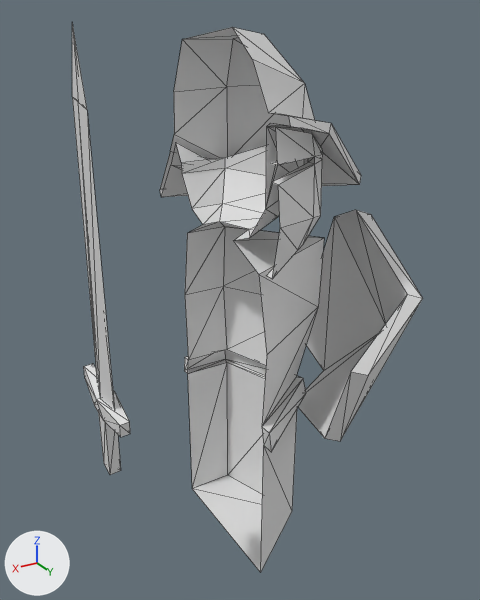
The glTF model static/models/warrior.glb, before and after one commit.
Camera for both pictures: a 50 mm lens placed at (2.39, 4.35, 4.42), pointed at (-0.16, 0.11, 2.3). Lighting does not change. The marker at lower left points along +X, +Y and +Z. Mesh edges are drawn as thin lines. Where no turn or scale is listed for an object, it has been applied to the vertices. Vertices at the same position are counted once.
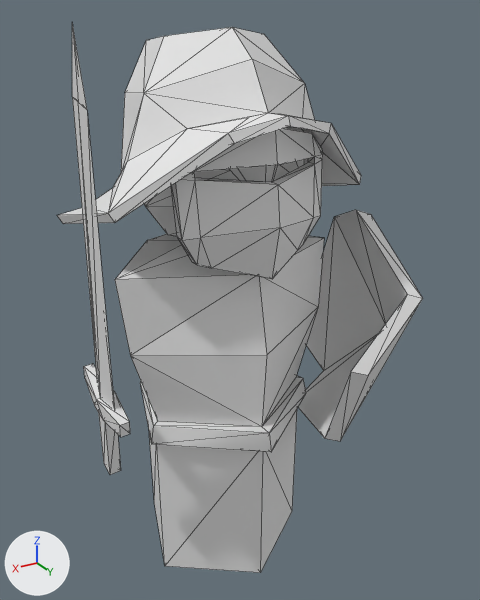
Where the change shows, as pixel boxes [x1, y1, x2, y2] in the pictures (480 x 600 px):
'Circle', reshaped (51% wider): before [160, 27, 361, 572]; after [57, 27, 361, 573]
'Plane', reshaped (164% wider): before [266, 127, 323, 279]; after [171, 129, 323, 279]
part 1 of me_circle, added: after [57, 27, 290, 573]
part 2 of me_plane, added: after [171, 131, 280, 279]

The change, as a diff of the scene's bpy script:
```diff
--- a/static/models/warrior.glb.py
+++ b/static/models/warrior.glb.py
@@ me_circle @@
 # used by ob_circle; location = (0.0, 0.0, 0.0)
-me_circle.from_pydata(...)  # 88 vertices, 142 faces; spans x -1.12..0.0, y -1.02..0.96, z 0.0..4.35
+me_circle.from_pydata(...)  # 140 vertices, 280 faces; spans x -1.12..1.12, y -1.02..0.96, z 0.0..4.35
+# me_circle part 1
+# 52 vertices are added at x 0.09..1.12, y -0.9..0.89, z 0.0..4.29
+# 138 new faces join them
@@ me_plane @@
 # used by ob_plane; location = (0.01, 0.557, 3.298)
-me_plane.from_pydata(...)  # 26 vertices, 32 faces; spans x -0.584..0.0, y -0.077..0.338, z -0.545..0.478
+me_plane.from_pydata(...)  # 44 vertices, 64 faces; spans x -0.584..0.584, y -0.077..0.338, z -0.545..0.478
+# me_plane part 2
+# 13 vertices are added at x 0.359..0.584, y -0.077..0.093, z -0.463..0.38
+# 5 new vertices lie (0.0, 0.076, 0.0) away from vertices in x 0.359..0.584, y -0.077..-0.027, z -0.463..0.202
+# 32 new faces join them
```
